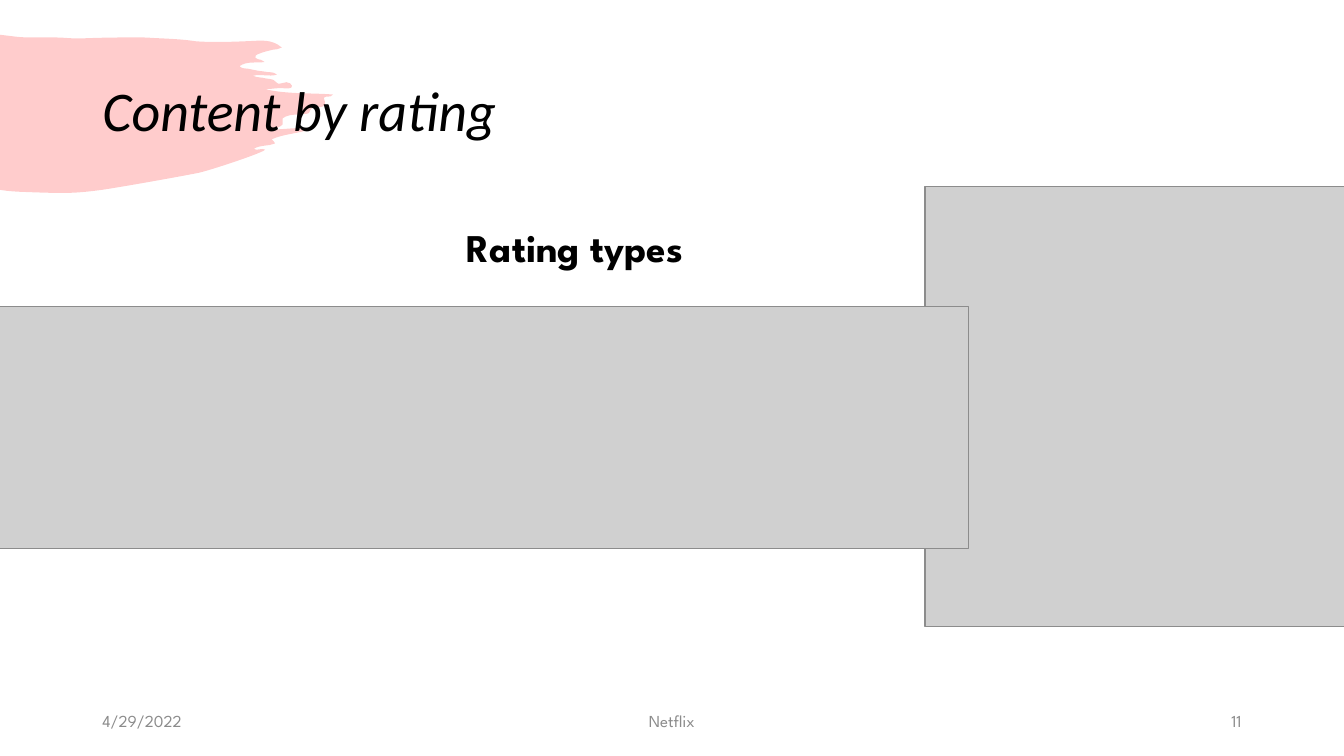
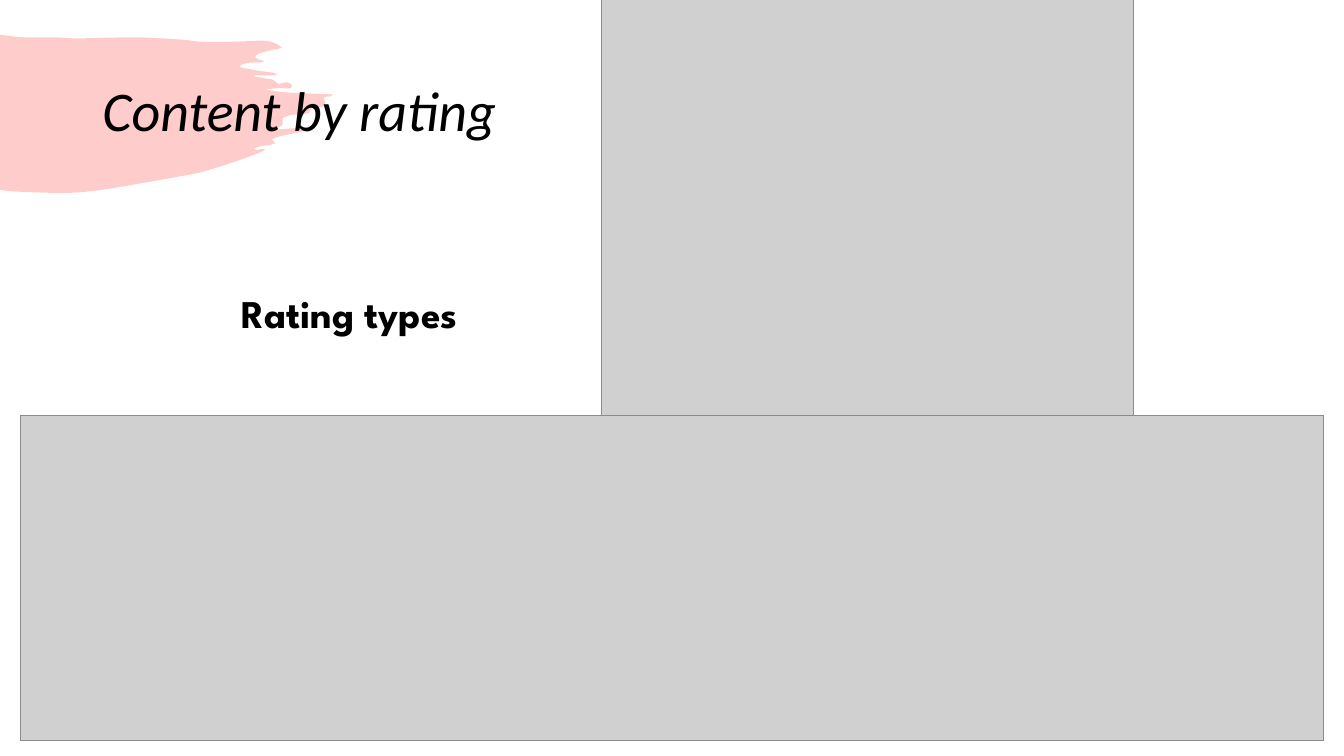
Before and after one commit to Kevinle76/NetFlix, a slide deck: slide 10 of Project_1.pptx (slide 11 before the commit). Drawn at 1344x756 pixels with LibreOffice and Linux fonts; fonts in the diff are those of the drawing; grey boxes stand for pictures. Boxes give left, top, right and bottom in pixels: in the first picture for what was removed or moved away, otherwise in the second. Text is boxed around its words. In the diff, an @@ line names an element or a change of style, - is before the commit and + after.

Commit message:
presentation edit

```diff
--- a/Project_1.pptx
+++ b/Project_1.pptx
@@ picture: place and size @@
-picture at box(926, 187, 1344, 627)
+picture at box(601, 0, 1134, 480)
@@ text "Rating types": place and size @@
-text "Rating types" at box(467, 236, 683, 271)
+text "Rating types" at box(241, 302, 458, 337)
@@ picture: place and size @@
-picture at box(0, 307, 969, 548)
+picture at box(20, 415, 1324, 741)
@@ text removed at box(102, 715, 181, 729) @@
-4/29/2022
@@ text removed at box(649, 715, 695, 727) @@
-Netflix
@@ page number removed at box(1231, 716, 1241, 727) @@
-11
```
Also in this commit, not shown: 1 slide removed.
